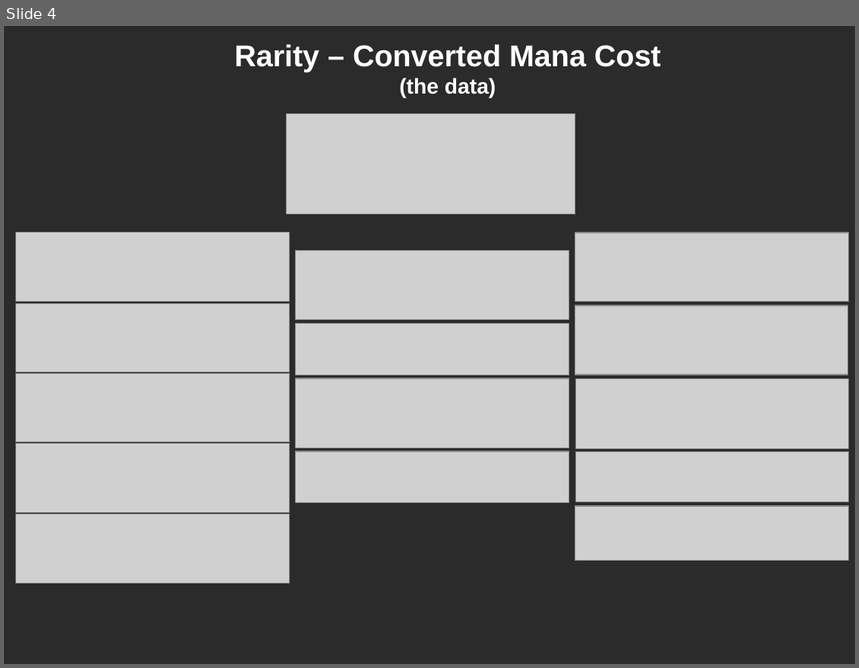
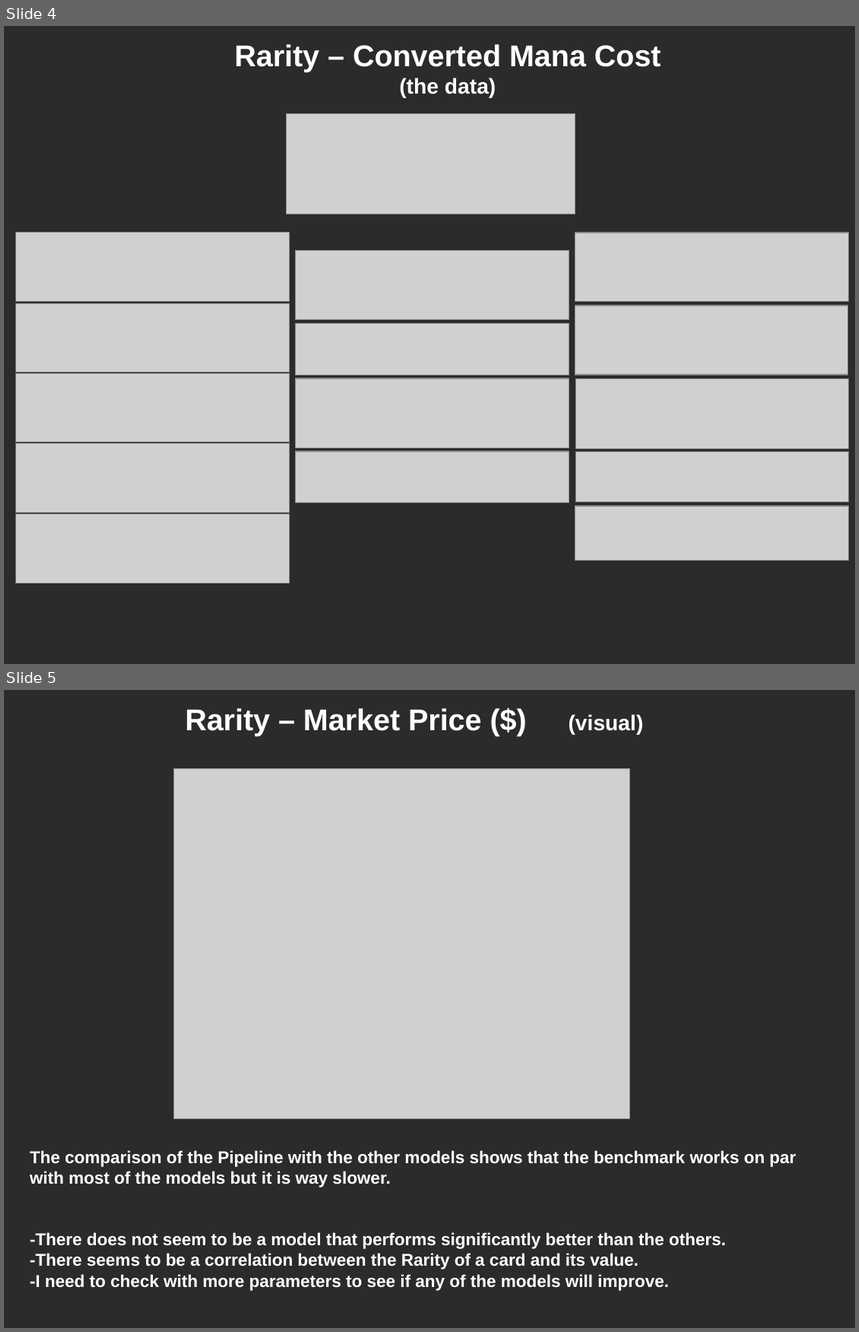
Before and after one commit to Spiros07/mtg_ml_models, a slide deck: presentation.odp. Shown one above the other, each under a label of ours: slide 4 before the commit, slides 4 and 5 after it. The pictures are 859x668 and 859x1332 pixels, drawn with LibreOffice and Linux fonts; fonts in the diff are those of the drawing; grey boxes stand for pictures; background and template pictures are left out; a plain dark background stands for a picture behind light text. Boxes give left, top, right and bottom in pixels: in the first picture for what was removed or moved away, otherwise in the second. Text is boxed around its words. In the diff, an @@ line names an element or a change of style, - is before the commit and + after.

```diff
--- a/presentation.odp
+++ b/presentation.odp
@@ slide 5 added at [4, 690, 855, 1328], background picture (left out) @@
@@ text added at [185, 708, 644, 736], 28 pt, text #FFFFFF, bold @@
+Rarity – Market Price ($) (visual)
@@ picture added at [174, 769, 630, 1119] @@
@@ text added at [30, 1151, 796, 1291], 16 pt, text #FFFFFF, bold @@
+The comparison of the Pipeline with the other models shows that the benchmark works on par with most of the models but it is way slower.
+-There does not seem to be a model that performs significantly better than the others.
+-There seems to be a correlation between the Rarity of a card and its value.
+-I need to check with more parameters to see if any of the models will improve.
```
Also in this commit, not shown: 1 slide changed, 1 other slide added, 1 slide removed, 1 other file.
